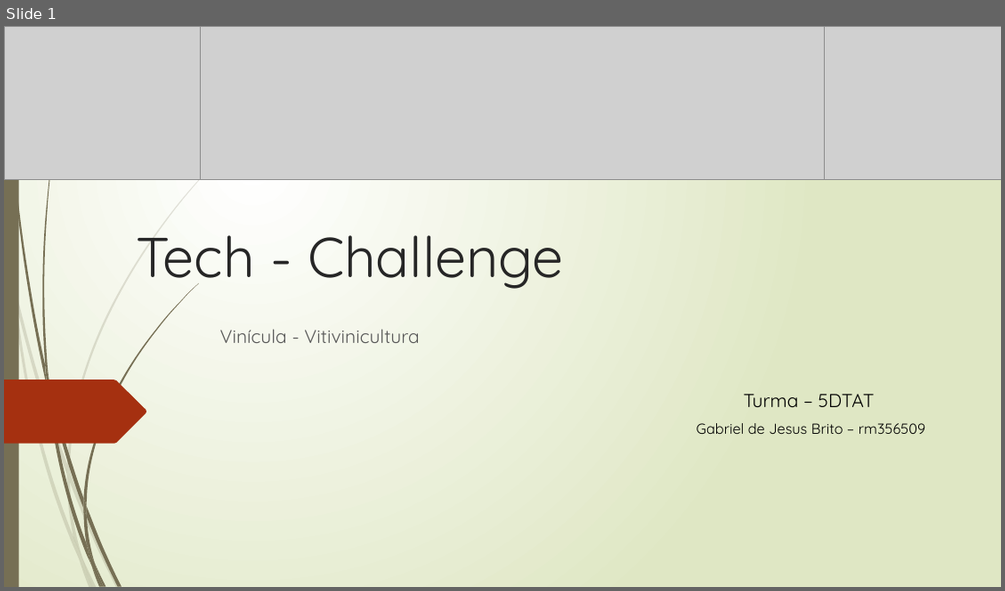
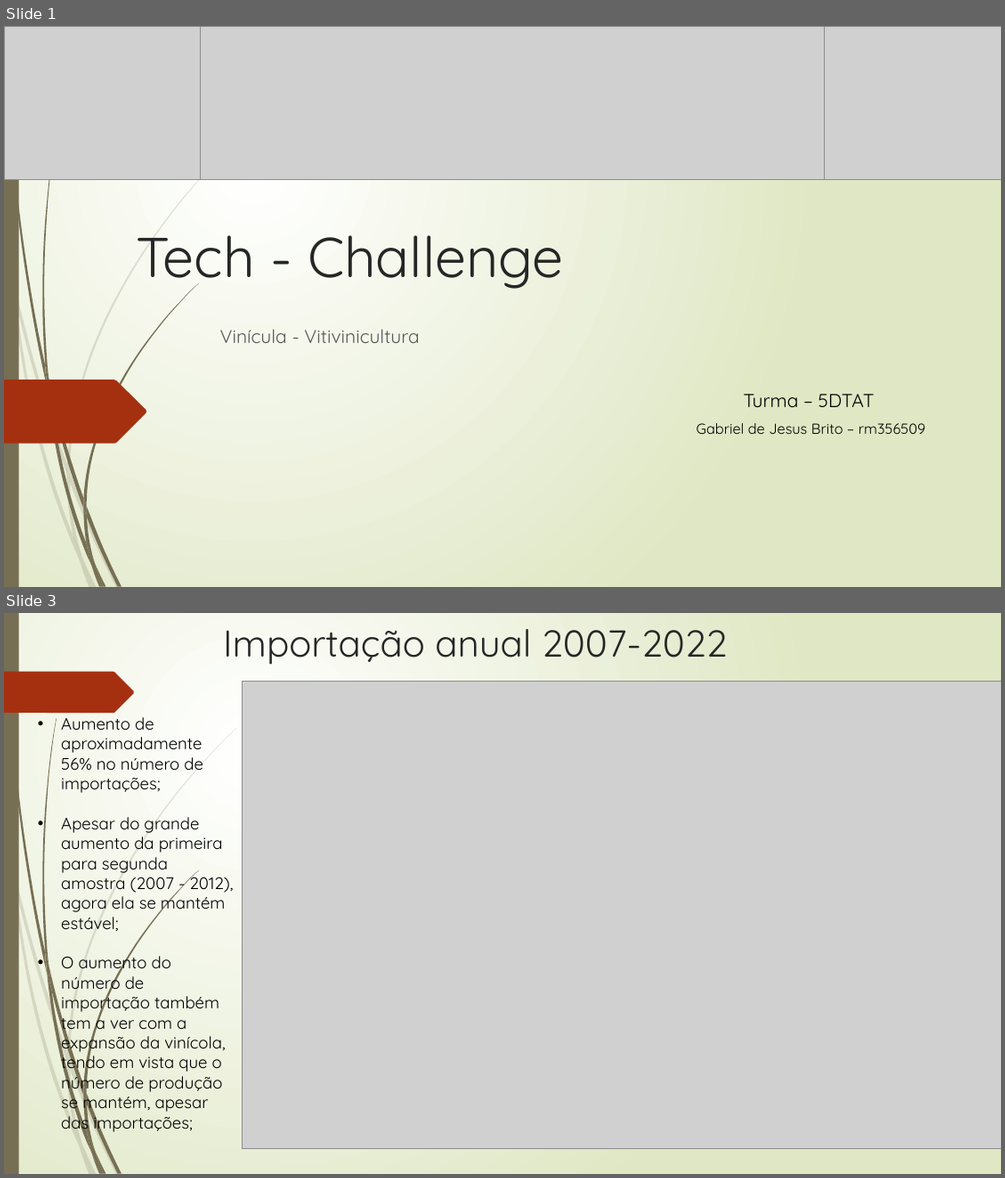
Before and after one commit to SinxCode/Tech-Challenge, a slide deck: Tech - Challenge.pptx. Shown one above the other, each under a label of ours: slide 1 before the commit, slides 1 and 3 after it; the slides between them are not shown. The pictures are 1005x591 and 1005x1178 pixels, drawn with LibreOffice and Linux fonts; fonts in the diff are those of the drawing; grey boxes stand for pictures. Boxes give left, top, right and bottom in pixels: in the first picture for what was removed or moved away, otherwise in the second. Text is boxed around its words. In the diff, an @@ line names an element or a change of style, - is before the commit and + after.

```diff
--- a/Tech - Challenge.pptx
+++ b/Tech - Challenge.pptx
@@ slide 3 added at [4, 613, 1001, 1174], background gradient #FFFFFF to #DFE8C4; not listed: 23 template elements that a slide beside it also shows @@
@@ title added at [223, 629, 727, 665], 36 pt, text #262626 @@
+Importação anual 2007-2022
@@ freeform shape added at [4, 672, 134, 713], fill #A53010 @@
@@ picture added at [242, 681, 1001, 1149] @@
@@ text added at [61, 712, 233, 1134], 16 pt, text #000000 @@
+• Aumento de aproximadamente 56% no número de importações;
+• Apesar do grande aumento da primeira para segunda amostra (2007 - 2012), agora ela se mantém estável;
+• O aumento do número de importação também tem a ver com a expansão da vinícola, tendo em vista que o número de produção se mantém, apesar das importações;
```
Also in this commit, not shown: 1 slide changed, 4 other slides added, 1 other file.
